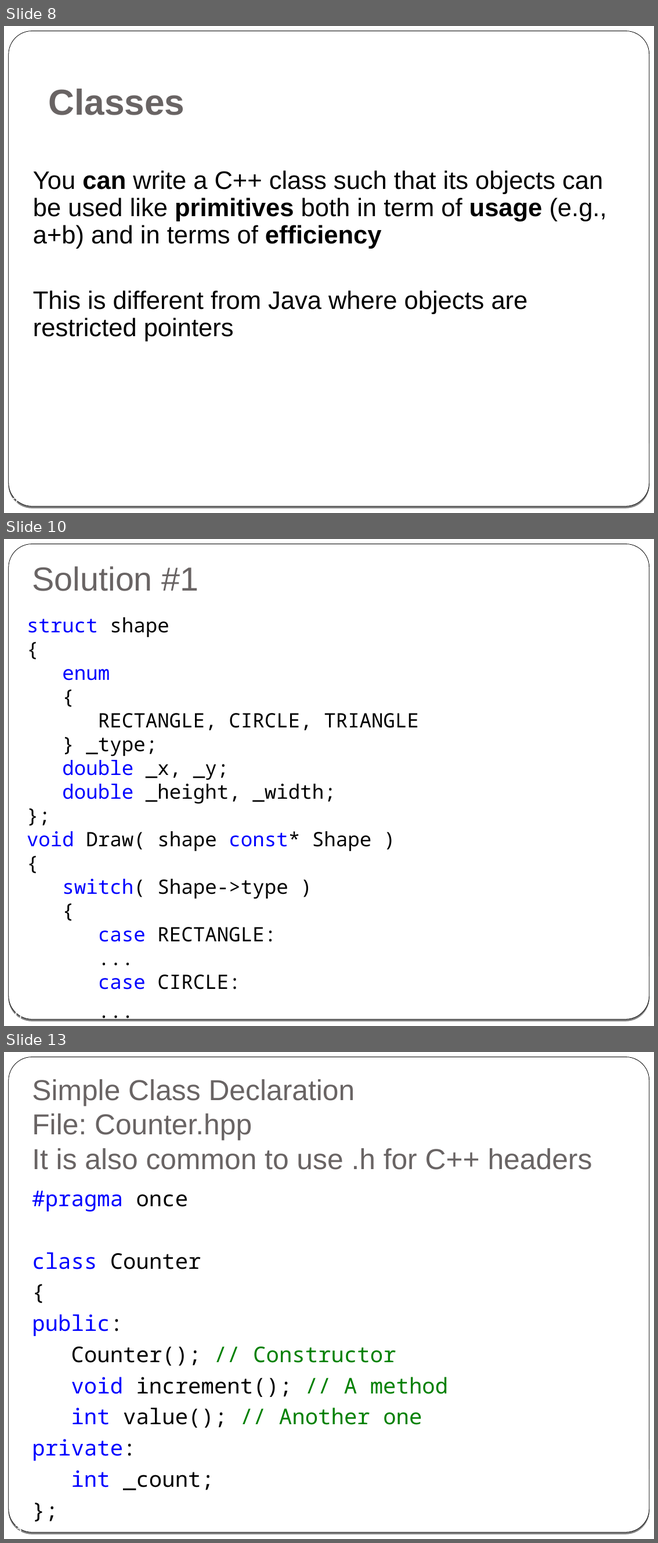
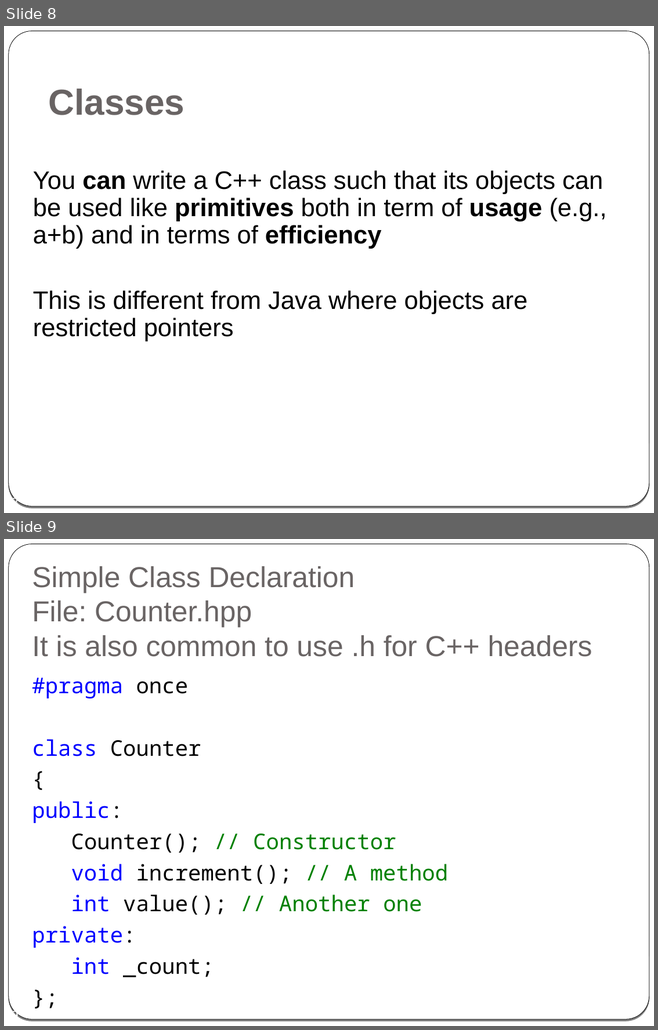
Before and after one commit to cpp-at-ariel/cpp-5778, a slide deck: week02-classes-constructors-destructors/slides.odp. Shown one above the other, each under a label of ours: slides 8, 10 and 13 before the commit, slides 8 and 9 after it; the slides between them are not shown. The pictures are 658x1543 and 658x1030 pixels, drawn with LibreOffice and Linux fonts; fonts in the diff are those of the drawing. Boxes give left, top, right and bottom in pixels: in the first picture for what was removed or moved away, otherwise in the second. Text is boxed around its words. In the diff, an @@ line names an element or a change of style, - is before the commit and + after.

```diff
--- a/week02-classes-constructors-destructors/slides.odp
+++ b/week02-classes-constructors-destructors/slides.odp
@@ slide 10 removed at bbox=[4, 539, 654, 1026], background gradient #000000 to #FFFFFF; not listed: 2 template elements that a slide beside it also shows @@
@@ title removed at bbox=[32, 566, 199, 591] @@
-Solution #1
@@ text removed at bbox=[27, 617, 419, 990] @@
-struct shape
-{
-enum
-{
-RECTANGLE, CIRCLE, TRIANGLE
-} _type;
-double _x, _y;
-double _height, _width;
-};
-void Draw( shape const* Shape )
-{
-switch( Shape->type )
-{
-case RECTANGLE:
-...
-case CIRCLE:
-...
@@ page number removed at bbox=[7, 1010, 21, 1019] @@
-10
@@ what was slide 13 is now slide 9 @@
@@ page number at bbox=[12, 1010, 18, 1017]: text changed @@
-13
+9
```
Also in this commit, not shown: 8 slides changed, 7 other slides removed, 16 other files.
